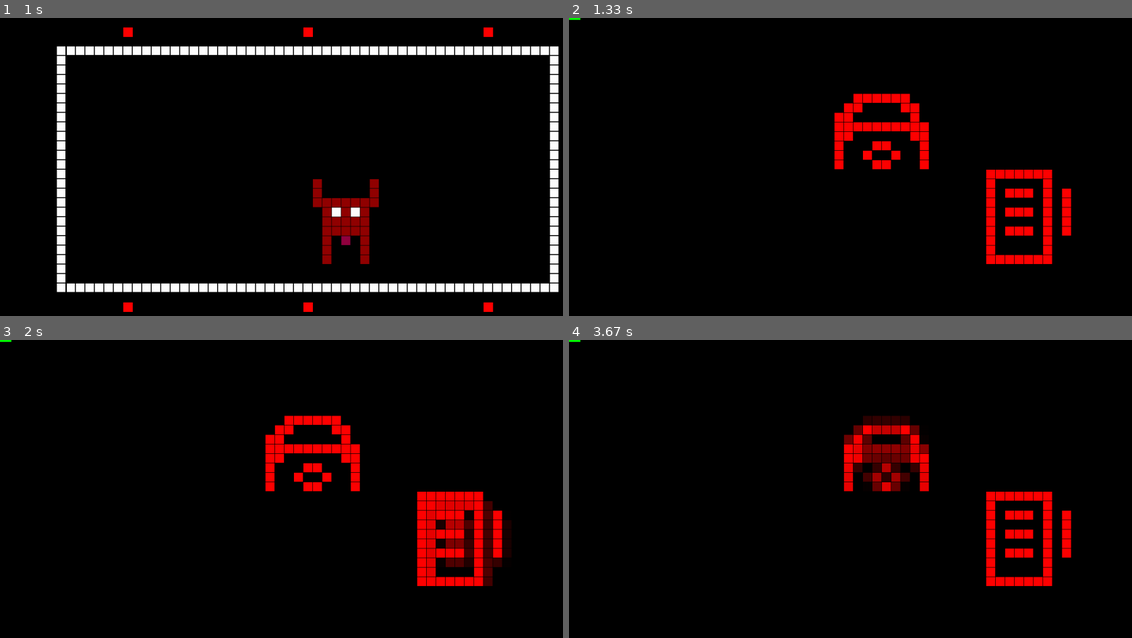
Above: before the commit, frames 1-4 (two rows, left to right).
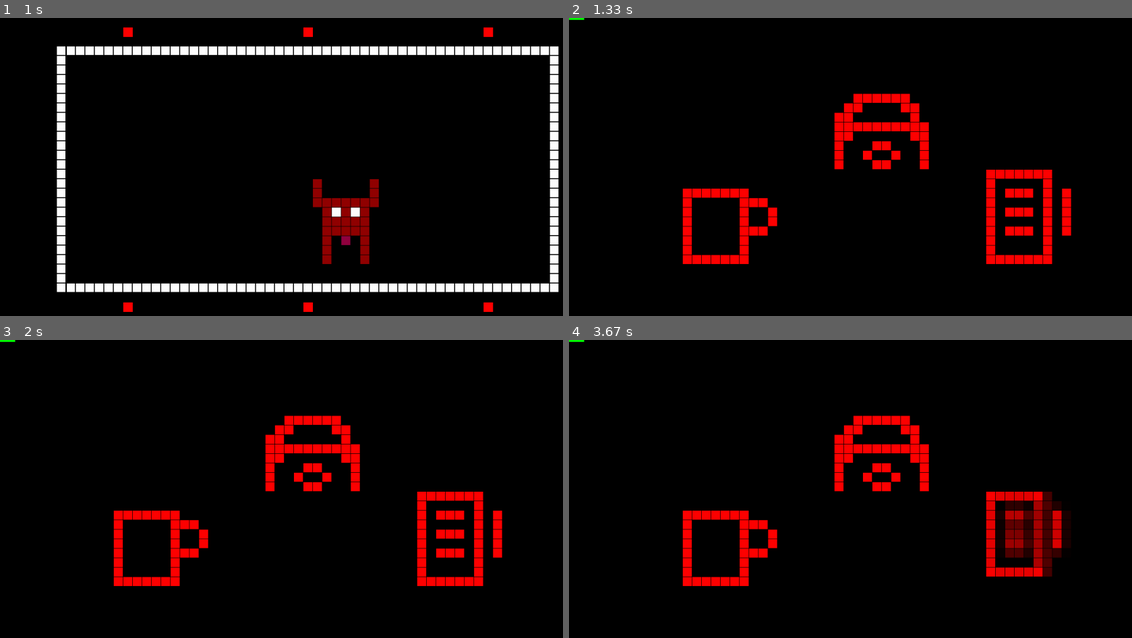
Above: after the commit, the same moments.

Repository: TerenceGrover/tamagotchi
Game: pygame game, started from script.py
Two runs of this game, one before a commit and one after it. Both use one fixed random seed, a clock stepped at 60 frames per second and the inputs below.
Inputs:
- Up to frame 1 (1 s): hold D 0.33-0.97 s
- Up to frame 2 (1.33 s): hold S from 1 s (still down)
- Up to frame 3 (2 s): release S at 1.47 s
- Up to frame 4 (3.67 s): no input

Frame 1 is identical in both runs. In frame 2, 1.7% of the frame differs, in the area x 1-38%, y 0-83%; in frame 3, 3.7%; in frame 4, 7.6%, in the area x 1-90%, y 0-83%.

Commit message:
ALL MINIGAMES WORK AND INTERACT WITH STATS! GETTING CLOSE

Diff:
--- a/core/graphics.py
+++ b/core/graphics.py
@@ -493,8 +493,6 @@
             text_matrix = text_to_matrix(text, "assets/fonts/tamzen.ttf", 10, self.matrix_width, self.matrix_height)
             self.draw_matrix(text_matrix, self.matrix_width // 2 - len(text_matrix[0]) // 2 + 2, -2)
 
-
-
     def draw_housing_reaction_game(self, housing_state, fps):
         """
         Render the different phases of the housing reaction game with animated feedback.
@@ -610,50 +608,86 @@
             game_over_matrix = text_to_matrix("Game Over", "assets/fonts/tamzen.ttf", 12, self.matrix_width, self.matrix_height)
             self.draw_matrix(game_over_matrix, self.matrix_width // 6 - 5, self.matrix_height // 2)
 
+    def draw_job_feedback(self, job_state):
+        """
+        Render job feedback by drawing an animated tick (if pass) or cross (if fail)
+        in the center of the screen. This replaces flashing the whole screen.
+        """
+        # Determine the animation frame based on time
+        animation_frame = int(pygame.time.get_ticks() / 200) % 5  # Loop: 0,1,2,3,4
+        if animation_frame == 4:
+            sprite_index = 2
+        else:
+            sprite_index = min(3, animation_frame + 1)
+
+        # Choose tick or cross sprite based on reaction result
+        sprite_prefix = "tick" if job_state["phase"] == "feedback_success" else "cross"
+        sprite_path = f"assets/sprites/{sprite_prefix}{sprite_index}.png"
+
+        # Define the sprite size (in pixels)
+        sprite_width, sprite_height = 20, 20
+
+        # Calculate the center position in matrix coordinates.
+        # (Assuming draw_sprite_at expects matrix coordinates.)
+        center_matrix_x = (self.matrix_width - (sprite_width // self.pixel_size)) // 3
+        center_matrix_y = (self.matrix_height - (sprite_height // self.pixel_size)) // 4
+
+        # Draw the feedback sprite at the center of the screen.
+        self.draw_sprite_at(center_matrix_x, center_matrix_y, sprite_path,
+                            sprite_width=sprite_width, sprite_height=sprite_height)
+
 
     def draw_job_screen(self, job_state):
+        PRE_ANIMATION_DELAY = 0.5
         """
         Render the job minigame screen.
-        Draw each desk item at a fixed position.
-        When in the "display" phase, animate the item corresponding to the next task in the sequence.
-        When in the "input_animation" phase, animate the desk item based on the player's input.
-        """
-        self.clear_screen()
-
-        # Loop over the entire sequence (each element is an integer: 0,1,or 2)
-        for seq_index, task in enumerate(job_state["sequence"]):
-            # Determine static base position from the correct task value
+        Always draw three desk items at fixed positions.
+        If in the "display" phase, animate the desk item if it is the next task in the sequence.
+        If in the "input_animation" phase, animate the desk item corresponding to the player's last input.
+        For feedback phases, fill the screen with a solid color.
+        """
+        self.clear_screen()
+
+        # Feedback phases: fill the entire screen with the appropriate color
+        if job_state["phase"] in ["feedback_success", "feedback_failure"]:
+            self.draw_job_feedback(job_state)
+            return
+
+        phase_elapsed = time.time() - job_state["phase_start_time"]
+
+        # For each desk item index (0, 1, 2) always draw a sprite
+        for task in range(3):
+            # Calculate static base positions for each desk item
             base_x = (self.matrix_width // 5) + (task * 16)
             base_y = self.matrix_height // 2 - (task % 2) * 10
 
-            # Decide whether to animate this item.
             animate = False
-            anim_value = None  # This will determine which sprite to use for animation
-
-            if job_state["phase"] == "display" and seq_index == job_state.get("current_animation_index", 0):
-                animate = True
-                anim_value = task  # Show the correct task for display phase
-            elif job_state["phase"] == "input_animation" and seq_index == len(job_state["input_sequence"]):
-                animate = True
-                # In input_animation phase, use the player's last input value (which might differ from the correct task)
-                anim_value = job_state["last_input"]
-
+            # Determine whether to animate this desk item:
+            if job_state["phase"] == "display":
+                # In display phase, animate the item if the next element in the sequence equals this desk index.
+                current_index = job_state.get("current_animation_index", 0)
+                if current_index < len(job_state["sequence"]) and job_state["sequence"][current_index] == task:
+                    if phase_elapsed >= PRE_ANIMATION_DELAY:
+                        animate = True
+            elif job_state["phase"] == "input_animation":
+                # In input_animation phase, animate if the player's last input equals this desk index.
+                if "last_input" in job_state and job_state["last_input"] == task:
+                    animate = True
+
+            # Draw either an animated version or the static version.
             if animate:
-                # Create a wiggle & scale effect over a 1-second period.
+                # Create a wiggle & scale effect (oscillates over a period of 1 second)
                 t = time.time() % 1.0
-                offset = int(math.sin(t * 2 * math.pi))  # Oscillates ±2 pixels
+                offset = int(math.sin(t * 2 * math.pi) * 2)  # Oscillates ±2 pixels
                 scale_factor = 1.0 + 0.1 * math.sin(t * 2 * math.pi)
                 animated_width = max(1, int(10 * scale_factor))
                 animated_height = max(1, int(10 * scale_factor))
-                # Recalculate base_x and base_y based on the task to keep positions consistent
-                # (Note: You might adjust the formula if you want different vertical positions in input phase.)
-                animated_x = base_x - (animated_width - 10) // 2 - offset
+                animated_x = base_x - (animated_width - 10) // 2 + offset
                 animated_y = base_y - (animated_height - 10) // 2 + offset
-                print(job_state["items"][anim_value])
-                item_path = job_state["items"][anim_value]
+                item_path = job_state["items"][task]  # Use the sprite corresponding to this desk position
                 self.draw_sprite_at(animated_x, animated_y, item_path, sprite_width=animated_width, sprite_height=animated_height)
             else:
-                # Draw the static version of the desk item.
+                # Draw the static desk item
                 item_path = job_state["items"][task]
                 self.draw_sprite_at(base_x, base_y, item_path, sprite_width=10, sprite_height=10)
 
@@ -661,6 +695,7 @@
         progress = int((job_state["task_count"] / job_state["max_rounds"]) * self.matrix_width)
         pygame.draw.rect(self.screen, (0, 255, 0), (0, 0, progress, 4))
 
+
     def clear_screen(self):
         """Clear the screen by filling it with black."""
         self.screen.fill(self.black)
--- a/core/minigames/job.py
+++ b/core/minigames/job.py
@@ -5,6 +5,7 @@
 EDUCATION_CONFIG = {
     "HS": {
         "base_length": 3,
+        "max_rounds": 6,
         "items": [
             "assets/sprites/job/hs_item1.png",
             "assets/sprites/job/hs_item2.png",
@@ -13,6 +14,7 @@
     },
     "BSc": {
         "base_length": 4,
+        "max_rounds": 7,
         "items": [
             "assets/sprites/job/bsc_item1.png",
             "assets/sprites/job/bsc_item2.png",
@@ -21,6 +23,7 @@
     },
     "MSc": {
         "base_length": 5,
+        "max_rounds": 8,
         "items": [
             "assets/sprites/job/msc_item1.png",
             "assets/sprites/job/msc_item2.png",
@@ -29,6 +32,7 @@
     },
     "PhD": {
         "base_length": 6,
+        "max_rounds": 9,
         "items": [
             "assets/sprites/job/phd_item1.png",
             "assets/sprites/job/phd_item2.png",
@@ -38,9 +42,10 @@
 }
 
 # Timing constants
-ITEM_DISPLAY_DURATION = 1.0  # seconds to show each item during sequence display
-FEEDBACK_DURATION = 1.0      # seconds for green (success) or red (fail) flash
+ITEM_DISPLAY_DURATION = 0.5  # seconds to show each item during sequence display
+FEEDBACK_DURATION = 2.0      # seconds for green (success) or red (fail) flash
 REST_DECREASE = 20            # decrease in rest after completing a job
+PRE_ANIMATION_DELAY = 0.5
 
 def generate_task_sequence(task_count):
     """Generate a random sequence of tasks (each a number: 0, 1, or 2)."""
@@ -51,25 +56,28 @@
 def initialize_job(education_level):
     """
     Initialize the job minigame state.
-    The education level influences the starting sequence length and available desk item sprites.
+    The education level influences the starting sequence length, available desk item sprites,
+    and the maximum rounds (i.e. workday length).
     """
     config = EDUCATION_CONFIG.get(education_level, EDUCATION_CONFIG["HS"])
     base_length = config["base_length"]
+    max_rounds = config.get("max_rounds", 8)  # Default to 8 if not provided
     return {
         "items": config["items"],
         "sequence": generate_task_sequence(base_length),
         "input_sequence": [],
-        "phase": "display",               # "display", "input", "feedback_success", "feedback_failure"
+        "phase": "idle",               # "idle", "display", "input", "feedback_success", "feedback_failure"
         "phase_start_time": time.time(),
         "current_animation_index": 0,
         "mistake_count": 0,
         "score": 0,
         "current_round": 1,
         "task_count": base_length,
-        "max_rounds": 8,
+        "max_rounds": max_rounds,
         "completed": False,
         "high_score": 0,
     }
+
 
 def update_job(job_state, controls):
     """
@@ -82,10 +90,14 @@
     """
     current_time = time.time()
 
+    if job_state["phase"] == "idle":
+        if current_time - job_state["phase_start_time"] >= PRE_ANIMATION_DELAY:
+            job_state["phase"] = "display"
+            job_state["phase_start_time"] = current_time
+
     # Phase: Display Sequence
-    if job_state["phase"] == "display":
-        # Animate each item in the sequence one by one for ITEM_DISPLAY_DURATION seconds
-        if current_time - job_state["phase_start_time"] >= ITEM_DISPLAY_DURATION:
+    elif job_state["phase"] == "display":
+        if current_time - job_state["phase_start_time"] >= (PRE_ANIMATION_DELAY + ITEM_DISPLAY_DURATION):
             if job_state["current_animation_index"] < len(job_state["sequence"]) - 1:
                 job_state["current_animation_index"] += 1
                 job_state["phase_start_time"] = current_time
@@ -97,6 +109,7 @@
 
     # Phase: Input
     elif job_state["phase"] == "input":
+        print(job_state['phase'])
         # Map controls to a number if a button is pressed
         input_value = None
         if controls.left_button:
@@ -112,7 +125,8 @@
             job_state["phase_start_time"] = current_time
 
     elif job_state["phase"] == "input_animation":
-        if current_time - job_state["phase_start_time"] >= ITEM_DISPLAY_DURATION:
+        print(job_state['phase'])
+        if current_time - job_state["phase_start_time"] >= (PRE_ANIMATION_DELAY + ITEM_DISPLAY_DURATION - 0.5):
             # Commit the input after animation
             input_value = job_state["last_input"]
             job_state["input_sequence"].append(input_value)
@@ -131,6 +145,7 @@
                     job_state["phase_start_time"] = current_time
     # Phase: Feedback Success (flash green)
     elif job_state["phase"] == "feedback_success":
+        print(job_state['phase'])
         # In your drawing routine, you can flash green when this phase is active.
         if current_time - job_state["phase_start_time"] >= FEEDBACK_DURATION:
             # Increase difficulty for next round
@@ -147,6 +162,7 @@
 
     # Phase: Feedback Failure (flash red)
     elif job_state["phase"] == "feedback_failure":
+        print(job_state['phase'])
         # Flash red for FEEDBACK_DURATION seconds before resetting the sequence
         if current_time - job_state["phase_start_time"] >= FEEDBACK_DURATION:
             if job_state["mistake_count"] >= 3:
--- a/core/stats.py
+++ b/core/stats.py
@@ -18,7 +18,7 @@
             "rest": 1,
             "social": 1,
         }
-        self.decay_interval = 5
+        self.decay_interval = 10
         self.font_path = "assets/fonts/tamzen.ttf"
         self.font_size = 11
 
